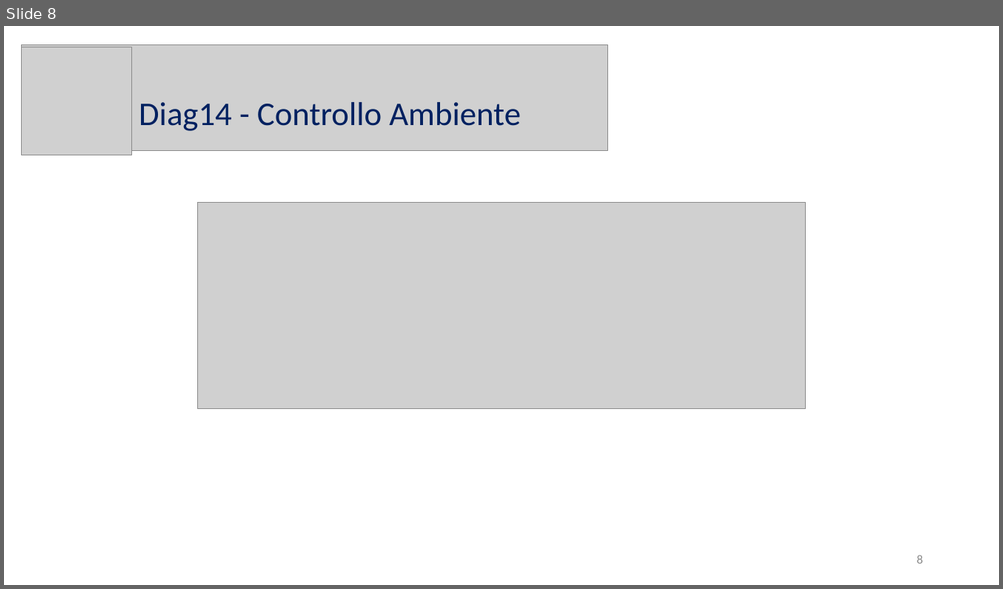
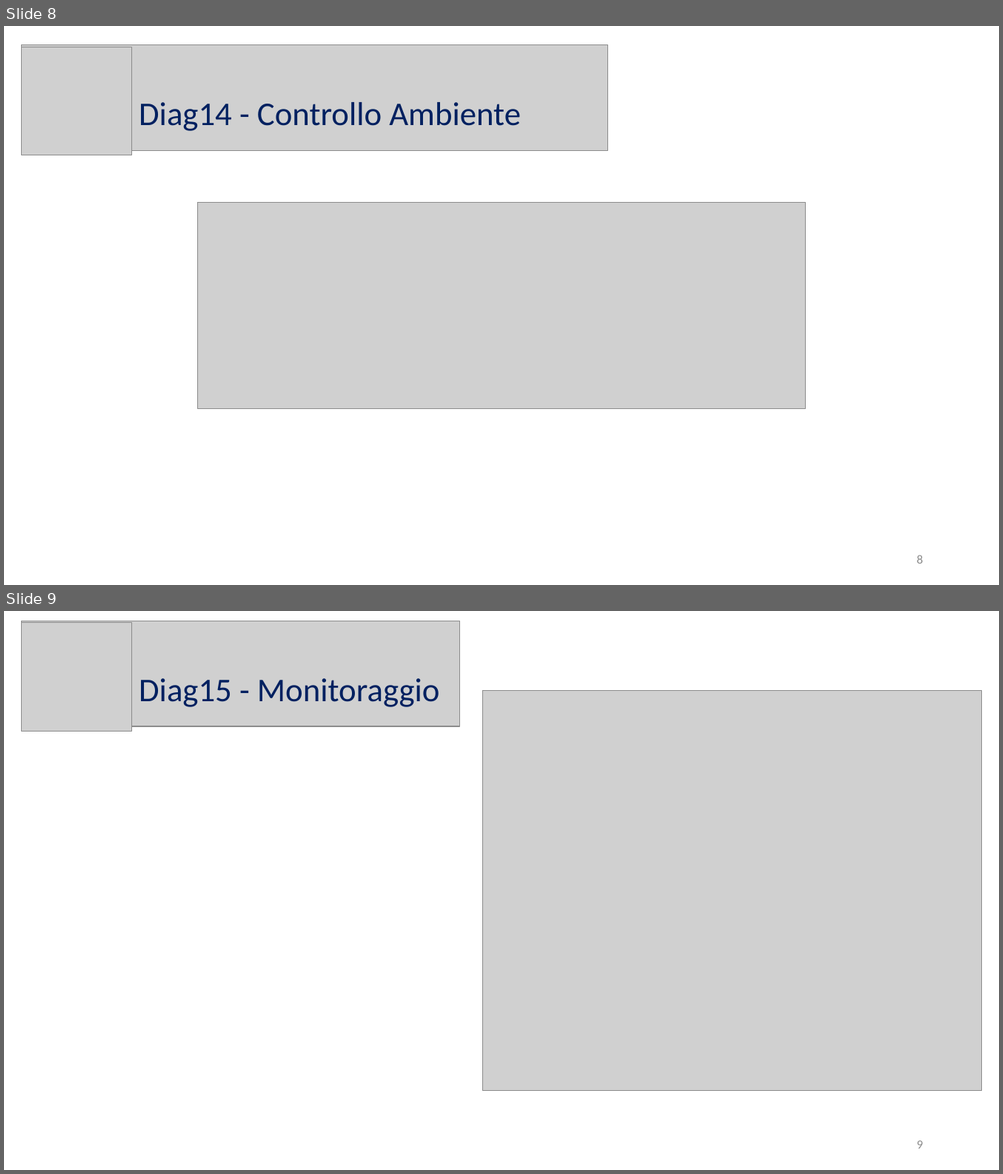
Before and after one commit to Wonderjack996/unimib-software-architecture, a slide deck: Progetto/PresentazioneAlex.pptx. Shown one above the other, each under a label of ours: slide 8 before the commit, slides 8 and 9 after it. The pictures are 1003x589 and 1003x1174 pixels, drawn with LibreOffice and Linux fonts; fonts in the diff are those of the drawing; grey boxes stand for pictures. Boxes give left, top, right and bottom in pixels: in the first picture for what was removed or moved away, otherwise in the second. Text is boxed around its words. In the diff, an @@ line names an element or a change of style, - is before the commit and + after.

```diff
--- a/Progetto/PresentazioneAlex.pptx
+++ b/Progetto/PresentazioneAlex.pptx
@@ slide 9 added at (4, 611, 999, 1170), background #FFFFFF @@
@@ picture added at (22, 621, 460, 726) @@
@@ picture added at (22, 623, 131, 732) @@
@@ text added at (139, 678, 440, 707), 32 pt, text #002060 @@
+Diag15 - Monitoraggio
@@ picture added at (483, 691, 982, 1091) @@
@@ page number added at (916, 1141, 922, 1149), 12 pt, text #8C8C8C @@
+9
```
Also in this commit, not shown: 3 other slides added.
